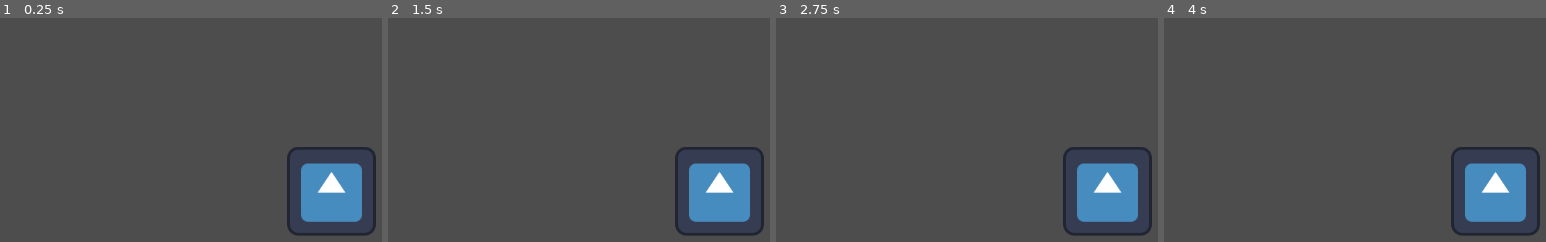
Above: before the commit, frames 1-4 (left to right).
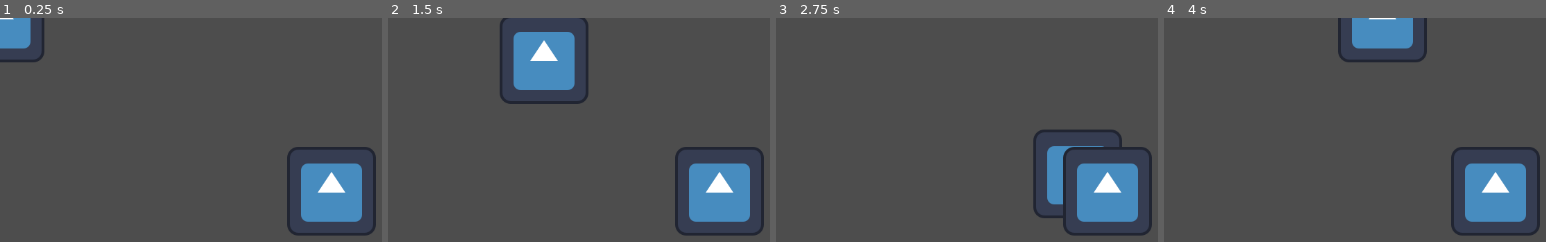
Above: after the commit, the same moments.

Repository: SmithyMKPK/SPRING-RGDC-GAME-JAM-2026
Game: Godot game, scene res://DELETE_ME_TEST.tscn
The game is run twice, just before and just after one commit, with the same random seed, the same clock (stepped at 60 frames per second) and the same inputs. The engine's default icon, where the game draws it, is replaced by a stand-in: a white triangle on a blue panel in a dark square.
Inputs:
- Up to frame 1 (0.25 s): no input
- Up to frame 2 (1.5 s): tap Enter at 0.5 s; hold D (Move Right) 0.53-1.28 s; hold S (Move Down) from 1.28 s (still down)
- Up to frame 3 (2.75 s): release S (Move Down) at 2.03 s; hold D (Move Right) from 2.03 s (still down)
- Up to frame 4 (4 s): release D (Move Right) at 2.78 s; hold W (Move Up) 2.78-3.53 s; hold A (Move Left) from 3.53 s (still down)

The runs differ from the first frame. In frame 1, 1.4% of the frame differs, in the area x 0-12%, y 0-20%; in frame 2, 5.1%, in the area x 29-53%, y 0-39%; in frame 3, 1.9%; in frame 4, 2.8%.

Commit message:
feature: test scene

Diff:
--- a/Player/player_character.tscn
+++ b/Player/player_character.tscn
@@ -1,6 +1,6 @@
 [gd_scene format=3 uid="uid://bat6yj1b58eok"]
 
-[ext_resource type="Script" uid="uid://dqhvr513nhgyt" path="res://Player/player_movement.gd" id="1_5cwa8"]
+[ext_resource type="Script" uid="uid://dqhvr513nhgyt" path="res://player/player_movement.gd" id="1_5cwa8"]
 [ext_resource type="Texture2D" uid="uid://ucdg6b2ecag8" path="res://icon.svg" id="2_a5bt4"]
 
 [sub_resource type="RectangleShape2D" id="RectangleShape2D_5vbj4"]
--- a/Player/player_movement.gd
+++ b/Player/player_movement.gd
@@ -1,8 +1,7 @@
-extends CharacterBody2D
+class_name Player extends CharacterBody2D
 
 
-const SPEED = 300.0
-const JUMP_VELOCITY = -400.0
+const SPEED: float = 300.0
 
 
 func _physics_process(_delta: float) -> void:
--- /dev/null
+++ b/level_scene/level.gd
@@ -0,0 +1,35 @@
+## A test level to see whether distance can properly distance (or something idk)
+class_name Level extends Node2D
+
+var _light_nodes: Array[LightNode]
+
+var _closest_light_node: LightNode
+
+# Called when the node enters the scene tree for the first time.
+func _ready() -> void:
+	for child: Node in self.get_children():
+		if child is LightNode:
+			self._light_nodes.append(child)
+
+
+func _process(_delta: float) -> void:
+	var light_node_distances: Dictionary
+
+	for light_node: LightNode in self._light_nodes:
+		var light_node_distance: float = PlayerCharacter.global_position.distance_squared_to(light_node.position)
+		light_node_distances[light_node] = light_node_distance
+
+	self._closest_light_node = get_closest_light_node(light_node_distances)
+	$"Closes Light Node Label".text = "Closest Light Node: %s" % [self._closest_light_node.name]
+
+## Returns the light node that's closest to the player
+func get_closest_light_node(light_node_distances: Dictionary) -> LightNode:
+	var closest_light_node: LightNode = null
+
+	for light_node: LightNode in light_node_distances.keys():
+		if !closest_light_node:
+			closest_light_node = light_node
+		elif light_node_distances[closest_light_node] > light_node_distances[light_node]:
+			closest_light_node = light_node
+
+	return closest_light_node
--- /dev/null
+++ b/level_scene/level.tscn
@@ -0,0 +1,18 @@
+[gd_scene format=3 uid="uid://c6n4ovma2lx5s"]
+
+[ext_resource type="Script" uid="uid://bg2t5xitg0v7q" path="res://level_scene/level.gd" id="1_xsfn5"]
+[ext_resource type="PackedScene" uid="uid://btc7md5rfjjqr" path="res://light_node/light_node.tscn" id="3_hjoww"]
+
+[node name="Level Scene" type="Node2D" unique_id=2114181627]
+script = ExtResource("1_xsfn5")
+
+[node name="Light Node" parent="." unique_id=356253661 instance=ExtResource("3_hjoww")]
+position = Vector2(1152, 0)
+
+[node name="Light Node2" parent="." unique_id=731427006 instance=ExtResource("3_hjoww")]
+
+[node name="Closes Light Node Label" type="Label" parent="." unique_id=1507273662]
+offset_left = 616.0
+offset_top = 624.0
+offset_right = 1152.0
+offset_bottom = 647.0
--- /dev/null
+++ b/light_node/light_node.gd
@@ -0,0 +1,34 @@
+## A beacon that allows the player to see a given area under the correct circumstances
+class_name LightNode extends Area2D
+
+## A reference to the CollisionShape2D that represents the area that lights up
+@export var circle_aoe: CollisionShape2D
+
+## The desired radius for a light node to have (in pixels)
+var _aoe_radius: float
+
+## The desired height for a light node to have (in pixels)
+var _aoe_height: float
+
+## Radius setting for when a light node is instantiated prior to a scene starting
+var aoe_radius: float:
+	set(value):
+		self._aoe_radius = value
+
+## Radius setting for when a light node is instantiated prior to a scene starting
+var aoe_height: float:
+	set(value):
+		self._aoe_height = value
+
+func _ready() -> void:
+	## These are made IF we choose to have something where these are instantiated during a scene
+	#var node_aoe: CapsuleShape2D = CapsuleShape2D.new()
+	#node_aoe.radius = self._aoe_radius
+	#node_aoe.height = self._aoe_height
+	#
+	#self.circle_aoe.shape = node_aoe
+	pass
+
+## Returns the distance between the node and the player
+func get_player_distance(player_global_position: Vector2) -> float:
+	return self.global_position.distance_squared_to(player_global_position)
--- /dev/null
+++ b/light_node/light_node.tscn
@@ -0,0 +1,20 @@
+[gd_scene format=3 uid="uid://btc7md5rfjjqr"]
+
+[ext_resource type="Script" uid="uid://cqin3pn00ymqm" path="res://light_node/light_node.gd" id="1_mwugj"]
+[ext_resource type="Texture2D" uid="uid://ucdg6b2ecag8" path="res://icon.svg" id="2_wfhyy"]
+
+[sub_resource type="CapsuleShape2D" id="CapsuleShape2D_i75jt"]
+radius = 64.0
+height = 128.0
+
+[node name="Light Node" type="Area2D" unique_id=356253661 node_paths=PackedStringArray("circle_aoe")]
+script = ExtResource("1_mwugj")
+circle_aoe = NodePath("Area Of Effect")
+
+[node name="Light Icon" type="Sprite2D" parent="." unique_id=1006396296]
+position = Vector2(0, -3.8146973e-06)
+scale = Vector2(0.375, 0.3125)
+texture = ExtResource("2_wfhyy")
+
+[node name="Area Of Effect" type="CollisionShape2D" parent="." unique_id=1574550412]
+shape = SubResource("CapsuleShape2D_i75jt")
--- /dev/null
+++ b/light_node/player_distance.gd
@@ -0,0 +1,5 @@
+## Handles everything involving distance with respect to the player
+class_name LightNodeDistanceManager extends Node
+
+## Finds the distance
+func get_distance_to_player(current_position: Vector2) -> Vector2:
--- a/project.godot
+++ b/project.godot
@@ -14,6 +14,10 @@
 run/main_scene="uid://ck5fkqlckbekn"
 config/features=PackedStringArray("4.6", "GL Compatibility")
 config/icon="res://icon.svg"
+
+[autoload]
+
+PlayerCharacter="*uid://bat6yj1b58eok"
 
 [input]
 
Not shown, added: level_scene/level.gd.uid
Not shown, added: light_node/light_node.gd.uid
Not shown, added: light_node/player_distance.gd.uid
